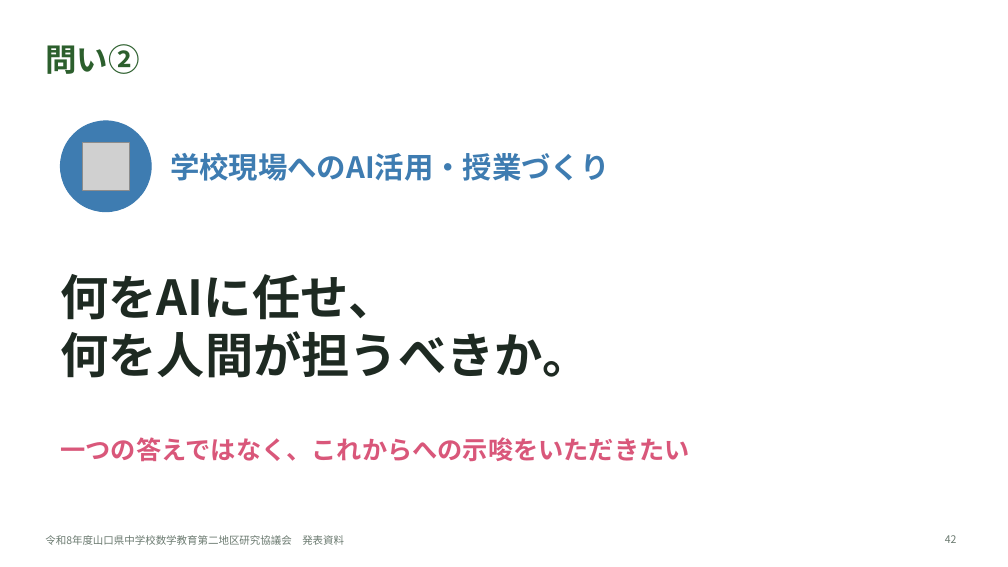
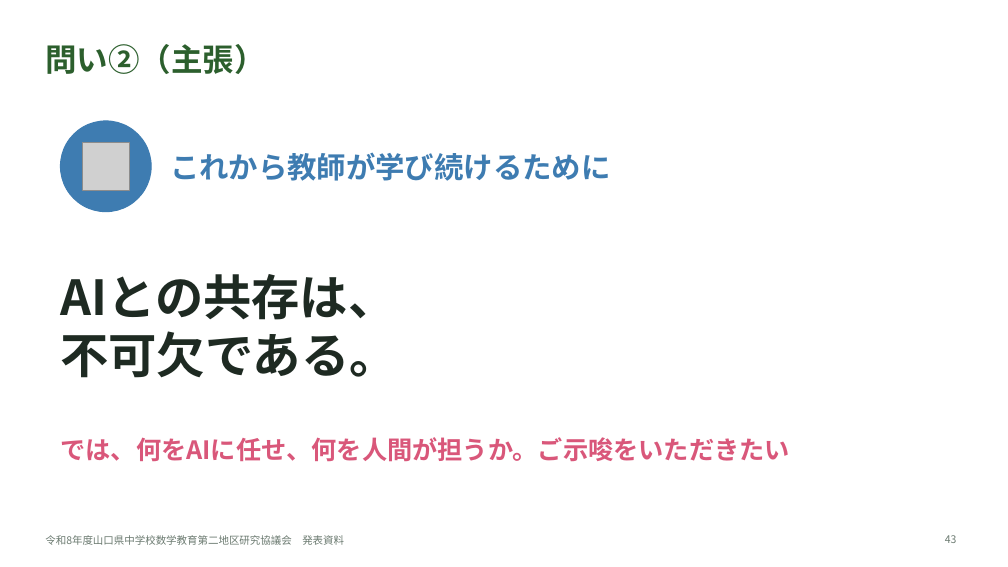
Before and after one commit to margiela14th-sudo/my-ai-project, a slide deck: slide 43 of 07_完成資料/県大会発表_生成AI授業再構築.pptx (slide 42 before the commit). Drawn at 1008x567 pixels with LibreOffice and Linux fonts; fonts in the diff are those of the drawing; grey boxes stand for pictures. Boxes give left, top, right and bottom in pixels: in the first picture for what was removed or moved away, otherwise in the second. Text is boxed around its words. In the diff, an @@ line names an element or a change of style, - is before the commit and + after.

```diff
--- a/07_完成資料/県大会発表_生成AI授業再構築.pptx
+++ b/07_完成資料/県大会発表_生成AI授業再構築.pptx
@@ title at [45,44,265,74]: text changed @@
-問い②
+問い②（主張）
@@ text at [170,152,610,181]: text changed @@
-学校現場へのAI活用・授業づくり
+これから教師が学び続けるために
@@ text at [60,274,397,378]: text changed @@
-何をAIに任せ、
-何を人間が担うべきか。
+AIとの共存は、
+不可欠である。
@@ text at [60,437,790,462]: text changed @@
-一つの答えではなく、これからへの示唆をいただきたい
+では、何をAIに任せ、何を人間が担うか。ご示唆をいただきたい
```
Also in this commit, not shown: 15 other slides changed, 5 slides added, 4 slides removed, 10 other files.
